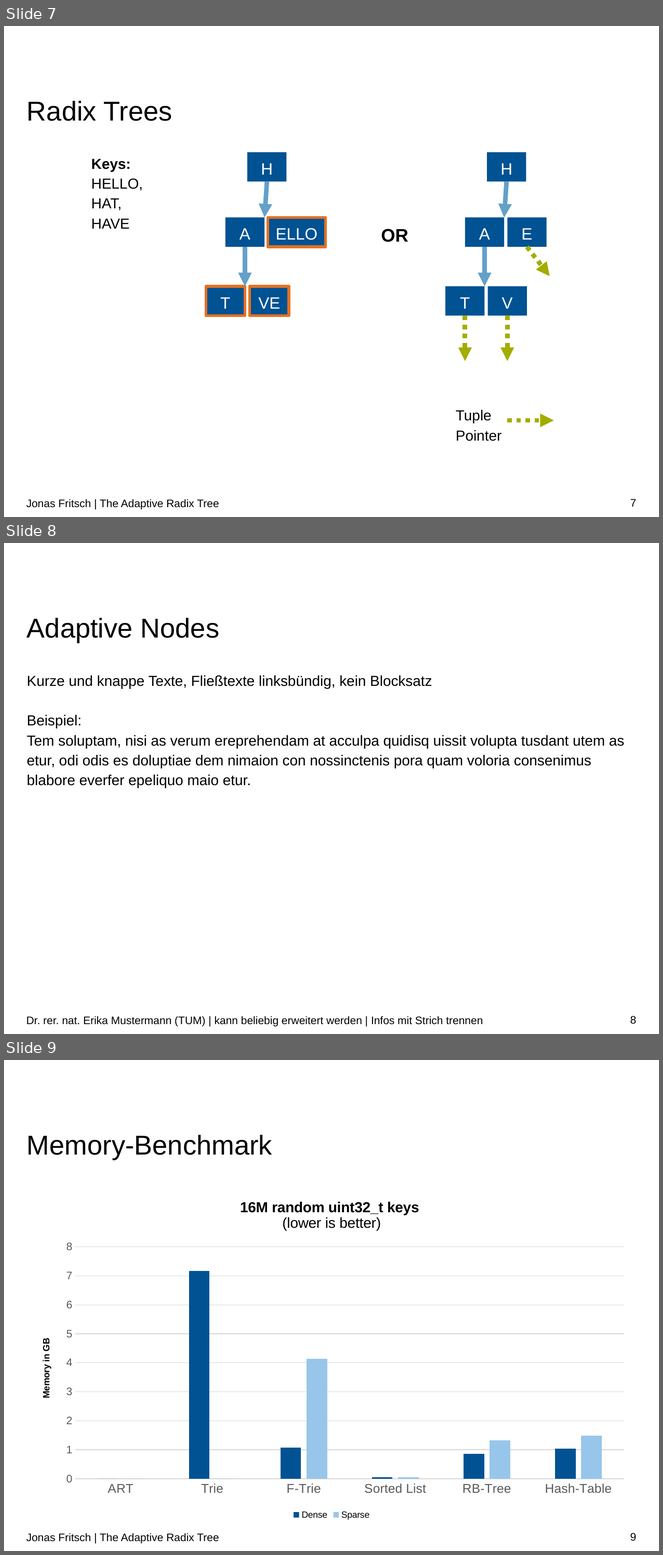
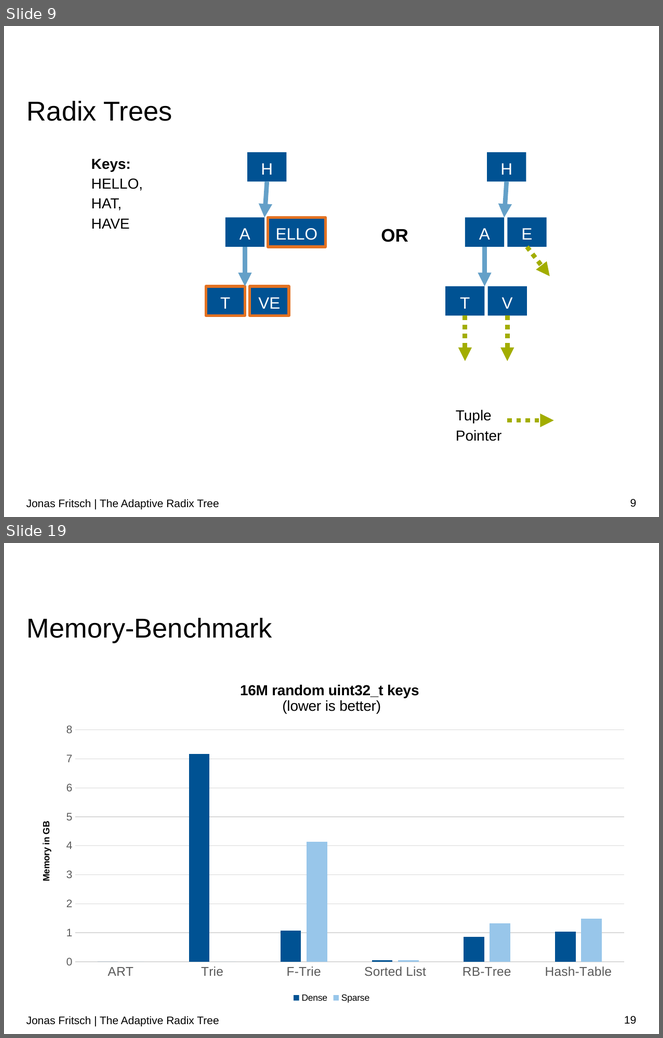
Before and after one commit to atalantus/The-Adaptive-Radix-Tree, a slide deck: Presentation/The Adaptive Radix Tree.pptx. Shown one above the other, each under a label of ours: slides 7, 8 and 9 before the commit, slides 9 and 19 after it; the slides between them are not shown. The pictures are 663x1555 and 663x1038 pixels, drawn with LibreOffice and Linux fonts; fonts in the diff are those of the drawing; background and template pictures are left out. Boxes give left, top, right and bottom in pixels: in the first picture for what was removed or moved away, otherwise in the second. Text is boxed around its words. In the diff, an @@ line names an element or a change of style, - is before the commit and + after.

```diff
--- a/Presentation/The Adaptive Radix Tree.pptx
+++ b/Presentation/The Adaptive Radix Tree.pptx
@@ slide 8 removed at (4, 543, 659, 1034), background #FFFFFF @@
@@ title removed at (27, 618, 220, 643) @@
-Adaptive Nodes
@@ text removed at (27, 675, 625, 788) @@
-Kurze und knappe Texte, Fließtexte linksbündig, kein Blocksatz
-Beispiel:
-Tem soluptam, nisi as verum ereprehendam at acculpa quidisq uissit volupta tusdant utem as etur, odi odis es doluptiae dem nimaion con nossinctenis pora quam voloria consenimus blabore everfer epeliquo maio etur.
@@ text removed at (26, 1016, 483, 1027) @@
-Dr. rer. nat. Erika Mustermann (TUM) | kann beliebig erweitert werden | Infos mit Strich trennen
@@ page number removed at (631, 1016, 637, 1025) @@
-8
@@ what was slide 7 is now slide 9 @@
@@ page number at (631, 499, 637, 507): text changed @@
-7
+9
@@ what was slide 9 is now slide 19 @@
@@ page number at (624, 1016, 636, 1024): text changed @@
-9
+19
```
Also in this commit, not shown: 6 slides changed, 18 slides added, 13 other files.
